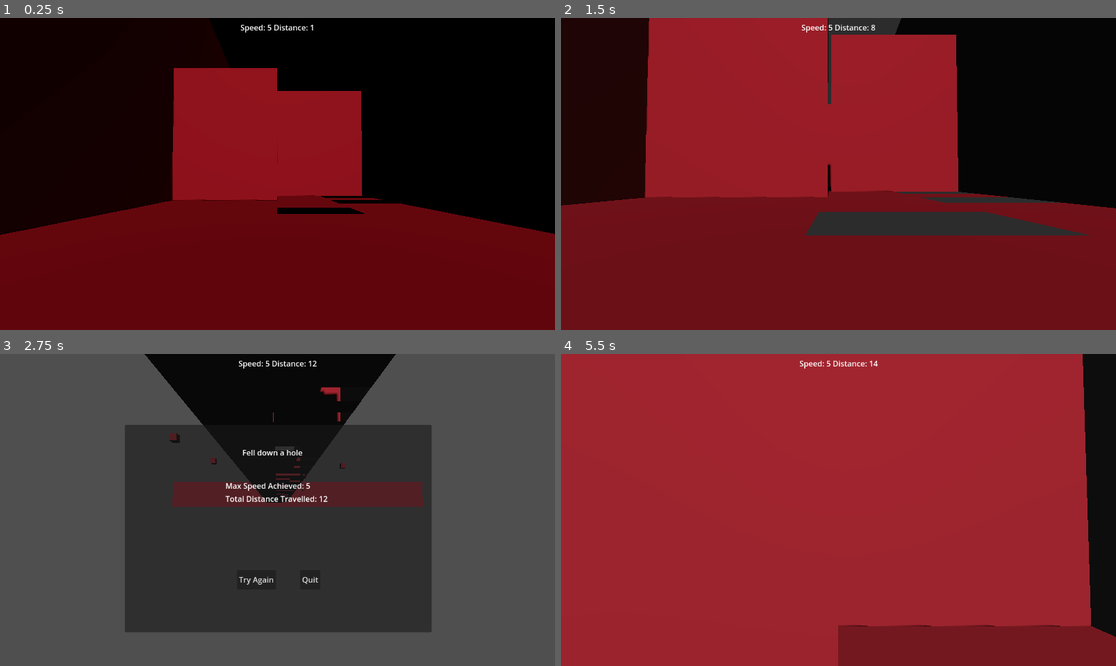
Above: before the commit, frames 1-4 (two rows, left to right).
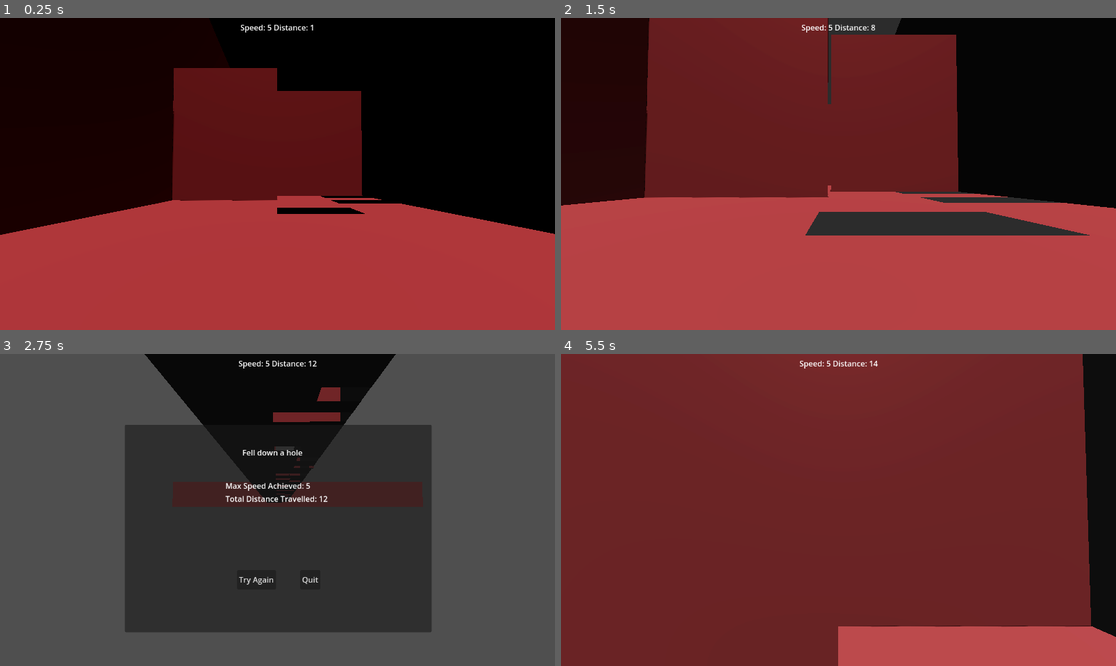
Above: after the commit, the same moments.

Repository: finalsabbath/3d-runner
Game: Godot game, scene res://scenes/world.tscn
The game is run twice, just before and just after one commit, with the same random seed, the same clock (stepped at 60 frames per second) and the same inputs.
Inputs:
- Up to frame 1 (0.25 s): no input
- Up to frame 2 (1.5 s): hold Right (move_right) 0.53-1.28 s; tap Ctrl (slide) at 0.6, 1.35 s; tap Space (jump) at 0.77 s; hold Down (ui_down) from 1.28 s (still down)
- Up to frame 3 (2.75 s): tap Space (jump) at 1.52 s; release Down (ui_down) at 2.03 s; hold Right (move_right) from 2.03 s (still down); tap Ctrl (slide) at 2.1 s
- Up to frame 4 (5.5 s): release Right (move_right) at 2.75 s; click "Try Again" at 2.75 s; hold Up (ui_up) 3.53-4.28 s; tap Ctrl (slide) at 3.6, 4.35, 5.1 s; tap Space (jump) at 3.77, 4.52, 5.27 s; hold Left (move_left) from 4.28 s (still down)

The runs differ from the first frame. In frame 1, 51% of the frame differs, in the area x 0-100%, y 16-100%; in frame 2, 69%; in frame 3, 0.6%; in frame 4, 95%, in the area x 0-100%, y 0-100%.

Commit message:
fix for blocks appearing outside the terrain

Diff:
--- a/3d-runner/scenes/terrain_controller.gd
+++ b/3d-runner/scenes/terrain_controller.gd
@@ -106,6 +106,6 @@
 			options.append(-4)
 			pos_x = options[randi() % options.size()]
 		Enums.ObstacleType.BOX:
-			pos_x = randf_range(-TERRAIN_WIDTH+1,TERRAIN_WIDTH-1)
+			pos_x = randf_range(-TERRAIN_WIDTH/2,TERRAIN_WIDTH/2)
 
 	return pos_x
--- a/3d-runner/scenes/world.tscn
+++ b/3d-runner/scenes/world.tscn
@@ -32,8 +32,8 @@
 environment = SubResource("Environment_rwgxs")
 
 [node name="DirectionalLight3D" type="DirectionalLight3D" parent="."]
-transform = Transform3D(-0.999314, 0.0319373, 0.0187667, -0.0202584, -0.895333, 0.444936, 0.0310125, 0.44425, 0.895366, 0, 28.822, 27.0058)
-light_color = Color(0.780119, 0.171153, 0.219762, 1)
+transform = Transform3D(-0.999314, 0.0319373, 0.0187667, 0.0110508, -0.226521, 0.973944, 0.0353562, 0.973482, 0.226013, 0, 25.2456, -13.776)
+light_color = Color(0.952067, 0.344128, 0.358593, 1)
 shadow_enabled = true
 
 [node name="Player" parent="." instance=ExtResource("2_qfnet")]
